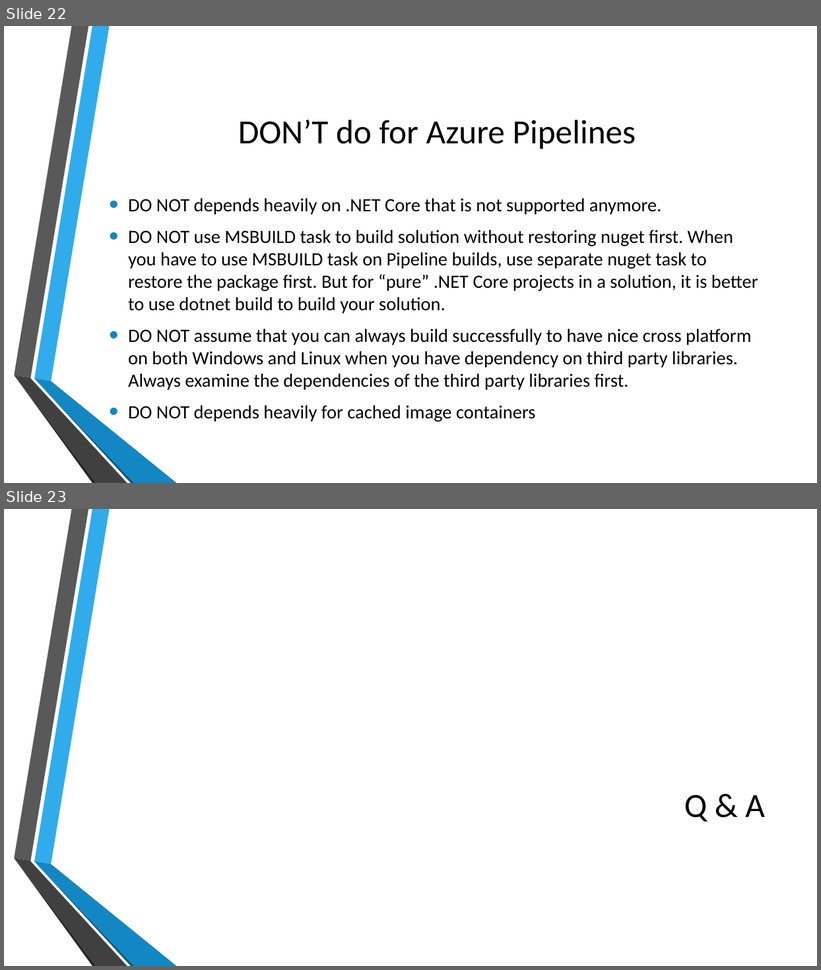
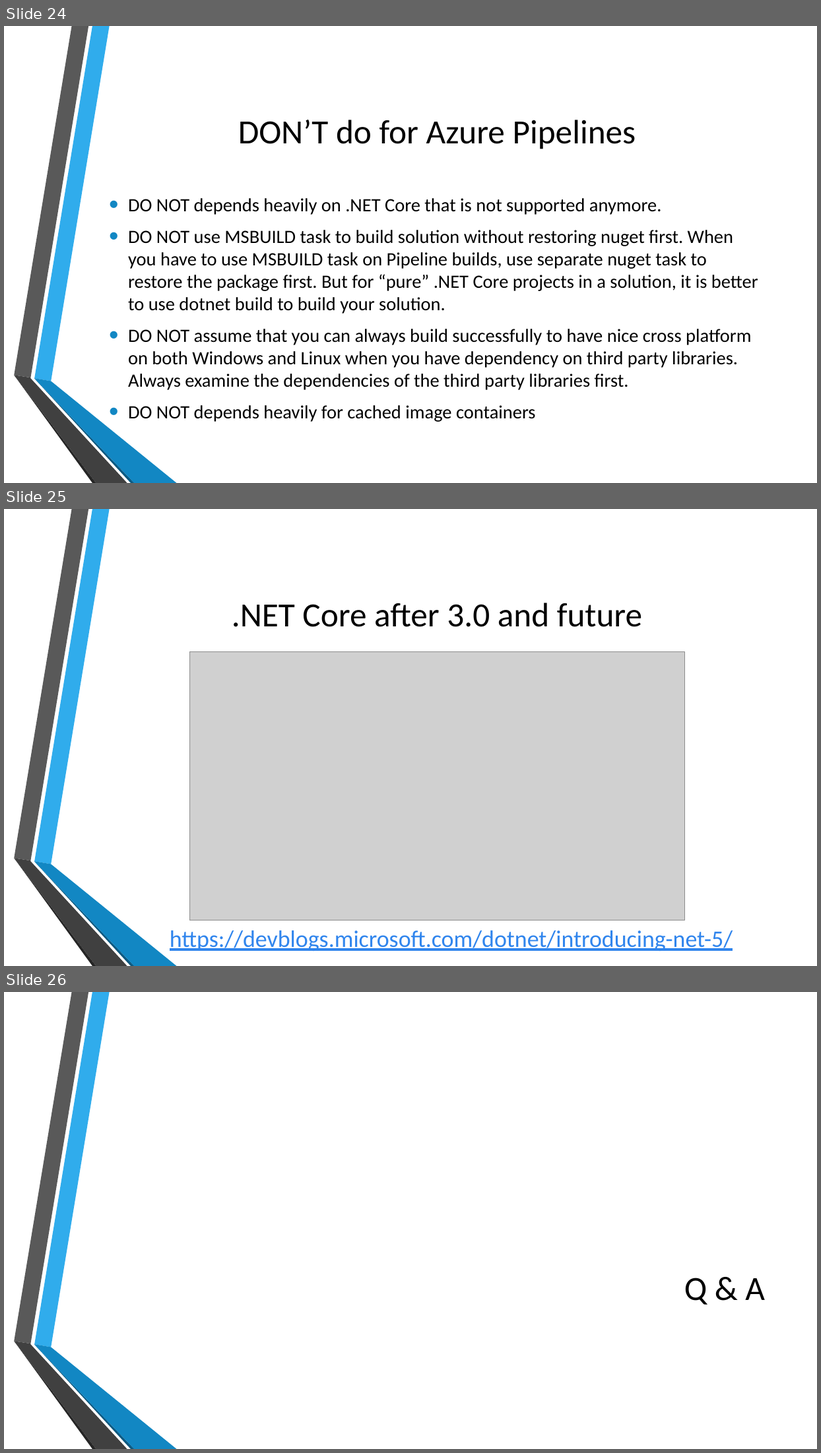
Before and after one commit to eriawan/dotnetcore-cicd-samples, a slide deck: presentation/DOTNETCORE_3.0_CICD_AzureDevOps.pptx. Shown one above the other, each under a label of ours: slides 22 and 23 before the commit, slides 24, 25 and 26 after it. The pictures are 821x970 and 821x1453 pixels, drawn with LibreOffice and Linux fonts; fonts in the diff are those of the drawing; grey boxes stand for pictures; background and template pictures are left out. Boxes give left, top, right and bottom in pixels: in the first picture for what was removed or moved away, otherwise in the second. Text is boxed around its words. In the diff, an @@ line names an element or a change of style, - is before the commit and + after.

```diff
--- a/presentation/DOTNETCORE_3.0_CICD_AzureDevOps.pptx
+++ b/presentation/DOTNETCORE_3.0_CICD_AzureDevOps.pptx
@@ slide 25 added at bbox=[4, 509, 817, 966], background picture (left out); not listed: 6 template elements that a slide beside it also shows @@
@@ title added at bbox=[232, 603, 642, 627], 40 pt, text #000000 @@
+.NET Core after 3.0 and future
@@ picture added at bbox=[189, 652, 684, 921] @@
@@ text added at bbox=[170, 931, 733, 951], 28 pt, text #3085ED, underline @@
+https://devblogs.microsoft.com/dotnet/introducing-net-5/
@@ what was slide 22 is now slide 24 @@
@@ what was slide 23 is now slide 26 @@
```
Also in this commit, not shown: 2 other slides added, 11 other files.
